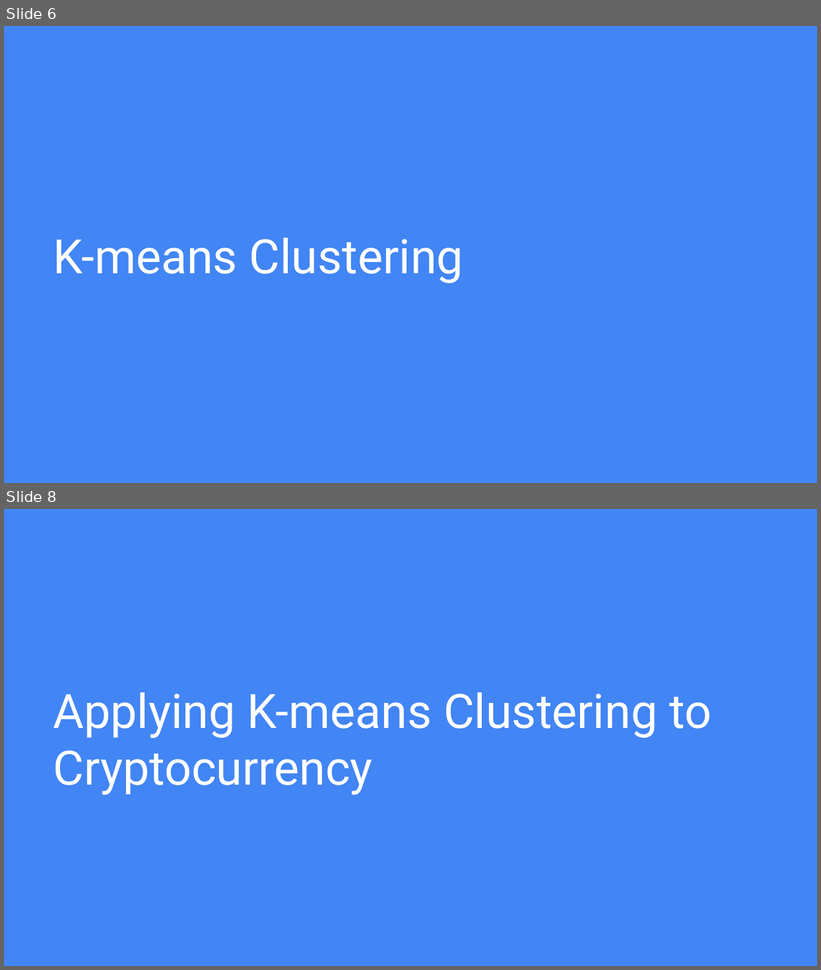
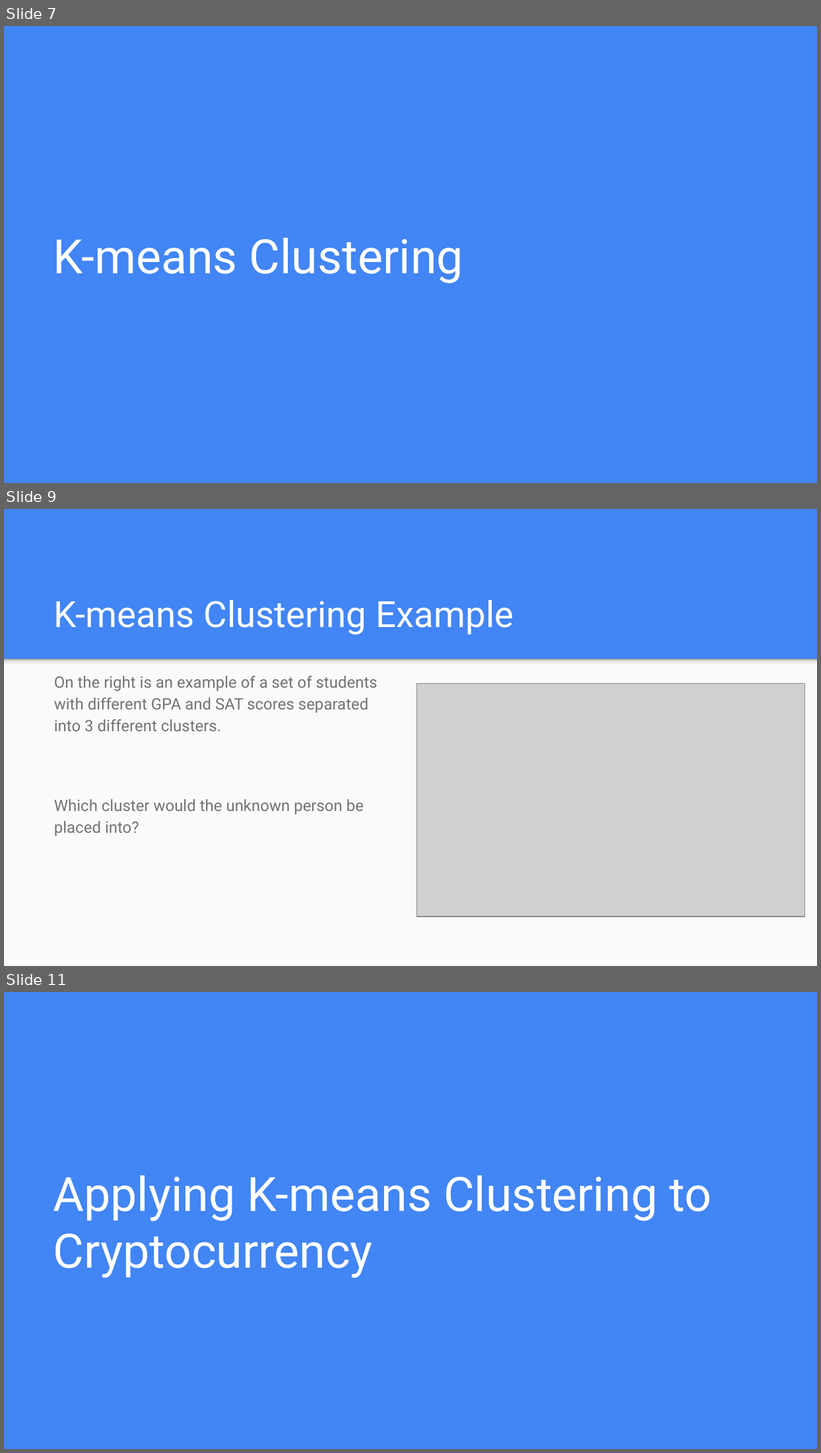
Before and after one commit to JohnnyBerman/HCS-Data-Science-Bootcamp, a slide deck: HCS Data Science Bootcamp.pptx. Shown one above the other, each under a label of ours: slides 6 and 8 before the commit, slides 7, 9 and 11 after it; the slides between them are not shown. The pictures are 821x970 and 821x1453 pixels, drawn with LibreOffice and Linux fonts; fonts in the diff are those of the drawing; grey boxes stand for pictures. Boxes give left, top, right and bottom in pixels: in the first picture for what was removed or moved away, otherwise in the second. Text is boxed around its words. In the diff, an @@ line names an element or a change of style, - is before the commit and + after.

```diff
--- a/HCS Data Science Bootcamp.pptx
+++ b/HCS Data Science Bootcamp.pptx
@@ slide 9 added at (4, 509, 817, 966), background #4285F4 @@
@@ title added at (54, 600, 514, 635), 32 pt, text #FFFFFF @@
+K-means Clustering Example
@@ rectangle added at (4, 659, 817, 966), fill #FAFAFA @@
@@ rectangle added at (4, 659, 817, 668), fill gradient #F9F9F9 to #DEDEDE to #999999 @@
@@ text added at (54, 676, 378, 836), 14 pt, text #737373 @@
+On the right is an example of a set of students with different GPA and SAT scores separated into 3 different clusters.
+Which cluster would the unknown person be placed into?
@@ picture added at (416, 684, 805, 917) @@
@@ what was slide 6 is now slide 7 @@
@@ what was slide 8 is now slide 11 @@
```
Also in this commit, not shown: 4 slides changed, 2 other slides added.
